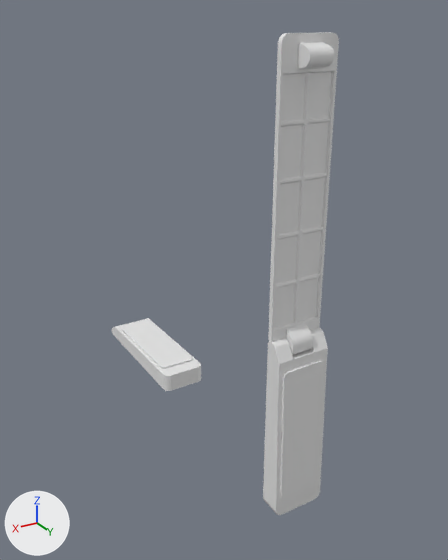
The FBX model Assets/Fbx/Vagon_Stateroom/Vagon_Stateroom_Equipment_Stairs_01.fbx: old version first, new version second.
Both versions are drawn from a camera (50 mm lens) standing at (7.101, 0.923, 2.606) and looking at (6.635, 0.148, 2.218). The axes (+X, +Y, +Z) are drawn at lower left. The lights are the same throughout. Where no turn or scale is listed for an object, it has been applied to the vertices.

Names of what the first picture shows: 'Vagon_Stateroom_Equipment_Stairs_01', 'Vagon_Stateroom_Equipment_Stairs_Side_01', 'Vagon_Stateroom_Equipment_Stairs_Up_01'.
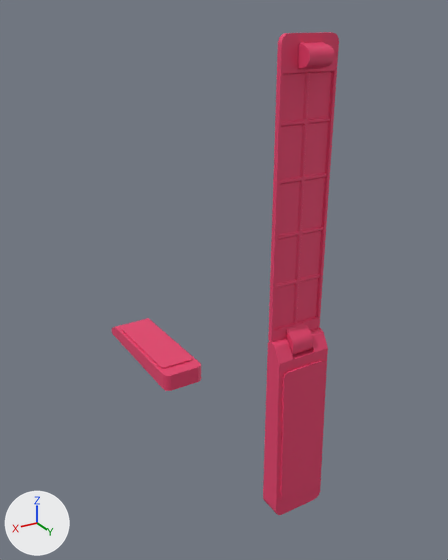
Boxes (x1, y1, x2, y2) around the edits, measured in the pictures (448 x 560 px):
'Vagon_Stateroom_Equipment_Stairs_Side_01', recoloured: (268, 32, 339, 355) in both
'Vagon_Stateroom_Equipment_Stairs_01', recoloured: (263, 327, 328, 515) in both
'Vagon_Stateroom_Equipment_Stairs_Up_01', recoloured: (112, 318, 201, 391) in both

Edits to the bpy script that builds the scene:
```text
Add mat_im_stateroom:
    mat_im_stateroom = principled_material('IM_Stateroom')
    mat_im_stateroom.base_color = (0.8, 0.0518, 0.153)  # pink #e7406d
Change me_vagon_stateroom_stairs_side_01:
    where me_vagon_stateroom_stairs_side_01.from_pydata(...)  # 192 vertices, 198 faces; spans x -0.04..0.036, y -0.009..0.017, z -0.011..0.363
    add me_vagon_stateroom_stairs_side_01.materials.append(mat_im_stateroom)  # pink #e7406d
Change me_vagon_stateroom_stairs_01:
    where me_vagon_stateroom_stairs_01.from_pydata(...)  # 96 vertices, 116 faces; spans x -0.041..0.036, y -0.016..0.018, z -0.019..0.242
    add me_vagon_stateroom_stairs_01.materials.append(mat_im_stateroom)  # pink #e7406d
Change me_vagon_stateroom_stairs_up_01:
    where me_vagon_stateroom_stairs_up_01.from_pydata(...)  # 96 vertices, 116 faces; spans x -0.041..0.036, y -0.01..0.251, z -0.008..0.026
    add me_vagon_stateroom_stairs_up_01.materials.append(mat_im_stateroom)  # pink #e7406d
```
